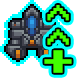
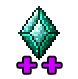
Comparing the layer stacks of the two 78px x 79px images. Changes:
hid ">>" (1st of 2) over [left=47, top=5, right=69, bottom=45]
added layer "+ copy 2" above "+" over [left=43, top=57, right=61, bottom=73]
painted on "+" over [left=18, top=50, right=72, bottom=73]
added layer "coin-large" above "drill-icon" over [left=14, top=3, right=64, bottom=65]
hid "Layer 2" over [left=0, top=0, right=64, bottom=66]
